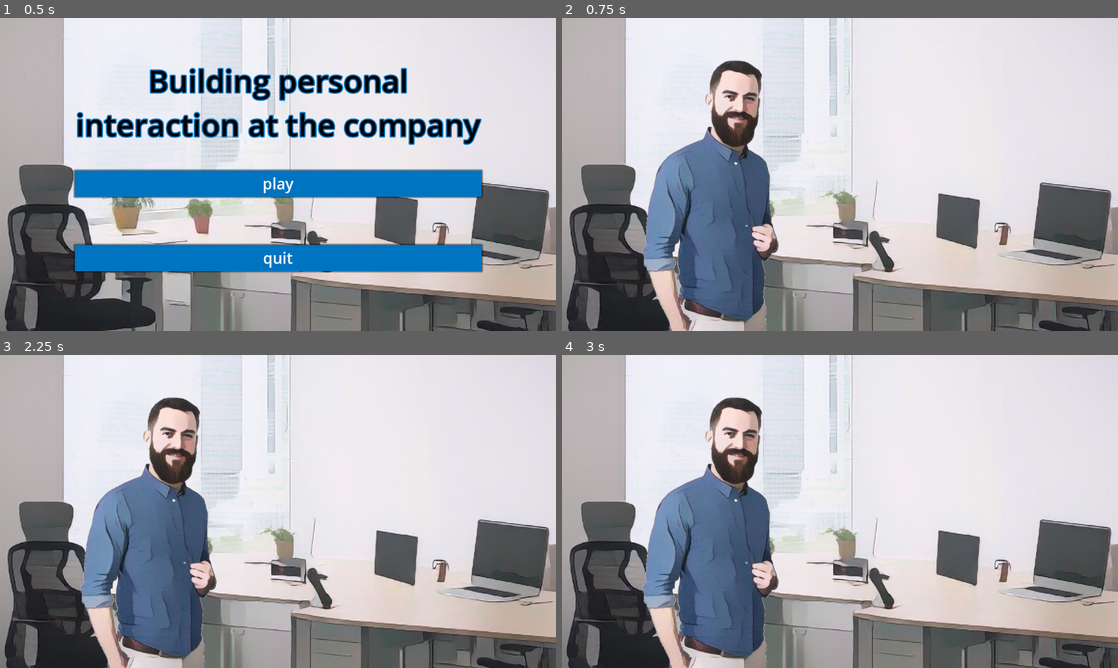
Above: before the commit, frames 1-4 (two rows, left to right).
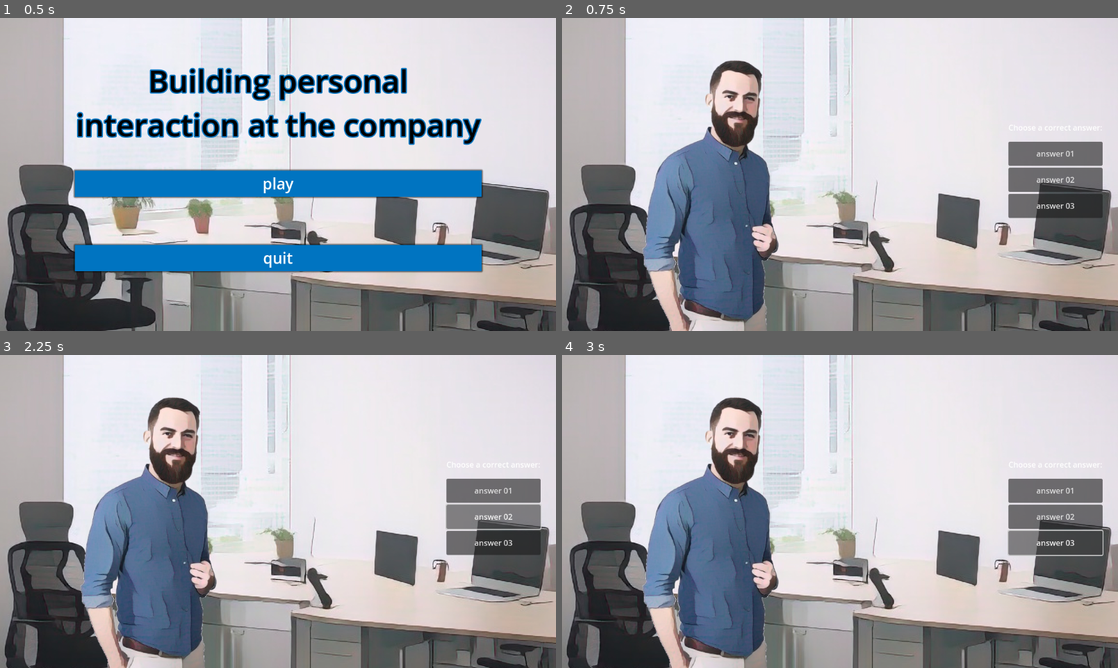
Above: after the commit, the same moments.

Repository: archibald-carrion/Conversational-english-serious-game
Game: Godot game, scene res://scenes/main_menu.tscn
The game is run twice, just before and just after one commit, with the same random seed, the same clock (stepped at 60 frames per second) and the same inputs.
Inputs (mouse positions are in pixels of both pictures, inside the frame that each line leads up to):
- Up to frame 1 (0.5 s): no input
- Up to frame 2 (0.75 s): click "play" at 0.5 s
- Up to frame 3 (2.25 s): click (494, 489) at 1.25 s, where only the run after the commit has a clickable "answer 01"; click (494, 517) at 2 s, where only the run after the commit has a clickable "answer 02"
- Up to frame 4 (3 s): click (1056, 542) at 2.75 s, where only the run after the commit has a clickable "answer 03"

Frame 1 is identical in both runs. In frame 2, 3.9% of the frame differs, in the area x 80-98%, y 34-64%; in frame 3, 3.9%; in frame 4, 3.2%.

Commit message:
add VBoxContainer at the right side of the screen

Diff:
--- a/Conversational-english-serious-game/scenes/first_level.tscn
+++ b/Conversational-english-serious-game/scenes/first_level.tscn
@@ -7,9 +7,9 @@
 [node name="FirstLevel" type="Node2D"]
 script = ExtResource("1_v3018")
 
-[node name="CanvasLayer" type="CanvasLayer" parent="."]
+[node name="Background" type="CanvasLayer" parent="."]
 
-[node name="HBoxContainer" type="HBoxContainer" parent="CanvasLayer"]
+[node name="HBoxContainer_Background" type="HBoxContainer" parent="Background"]
 anchors_preset = 8
 anchor_left = 0.5
 anchor_top = 0.5
@@ -22,14 +22,14 @@
 grow_horizontal = 2
 grow_vertical = 2
 
-[node name="TextureRect" type="TextureRect" parent="CanvasLayer/HBoxContainer"]
+[node name="texture_Background" type="TextureRect" parent="Background/HBoxContainer_Background"]
 layout_mode = 2
 texture = ExtResource("1_2ie7x")
 flip_h = true
 
-[node name="CanvasLayer2" type="CanvasLayer" parent="."]
+[node name="John" type="CanvasLayer" parent="."]
 
-[node name="HBoxContainer2" type="HBoxContainer" parent="CanvasLayer2"]
+[node name="HBoxContainer_John" type="HBoxContainer" parent="John"]
 anchors_preset = -1
 anchor_left = 0.135
 anchor_top = 0.123
@@ -38,8 +38,61 @@
 offset_right = 0.47998
 offset_bottom = 0.0719604
 
-[node name="TextureRect" type="TextureRect" parent="CanvasLayer2/HBoxContainer2"]
+[node name="texture_John" type="TextureRect" parent="John/HBoxContainer_John"]
 layout_mode = 2
 size_flags_horizontal = 4
 texture = ExtResource("3_cl3pf")
 flip_h = true
+
+[node name="answers" type="CanvasLayer" parent="."]
+
+[node name="HBoxContainer" type="HBoxContainer" parent="answers"]
+anchors_preset = 6
+anchor_left = 1.0
+anchor_top = 0.5
+anchor_right = 1.0
+anchor_bottom = 0.5
+offset_left = -40.0
+offset_top = -20.0
+offset_right = -32.0
+offset_bottom = -12.0
+grow_horizontal = 0
+grow_vertical = 2
+size_flags_horizontal = 8
+
+[node name="answers" type="VBoxContainer" parent="answers/HBoxContainer"]
+layout_mode = 2
+size_flags_horizontal = 8
+size_flags_vertical = 0
+
+[node name="MarginContainer2" type="MarginContainer" parent="answers/HBoxContainer/answers"]
+custom_minimum_size = Vector2(0, 50)
+layout_mode = 2
+
+[node name="Label" type="Label" parent="answers/HBoxContainer/answers/MarginContainer2"]
+layout_mode = 2
+text = "Choose a correct answer:"
+
+[node name="MarginContainer" type="MarginContainer" parent="answers/HBoxContainer/answers"]
+custom_minimum_size = Vector2(100, 50)
+layout_mode = 2
+
+[node name="Button" type="Button" parent="answers/HBoxContainer/answers/MarginContainer"]
+layout_mode = 2
+text = "answer 01"
+
+[node name="MarginContainer3" type="MarginContainer" parent="answers/HBoxContainer/answers"]
+custom_minimum_size = Vector2(100, 50)
+layout_mode = 2
+
+[node name="Button" type="Button" parent="answers/HBoxContainer/answers/MarginContainer3"]
+layout_mode = 2
+text = "answer 02"
+
+[node name="MarginContainer4" type="MarginContainer" parent="answers/HBoxContainer/answers"]
+custom_minimum_size = Vector2(100, 50)
+layout_mode = 2
+
+[node name="Button" type="Button" parent="answers/HBoxContainer/answers/MarginContainer4"]
+layout_mode = 2
+text = "answer 03"
